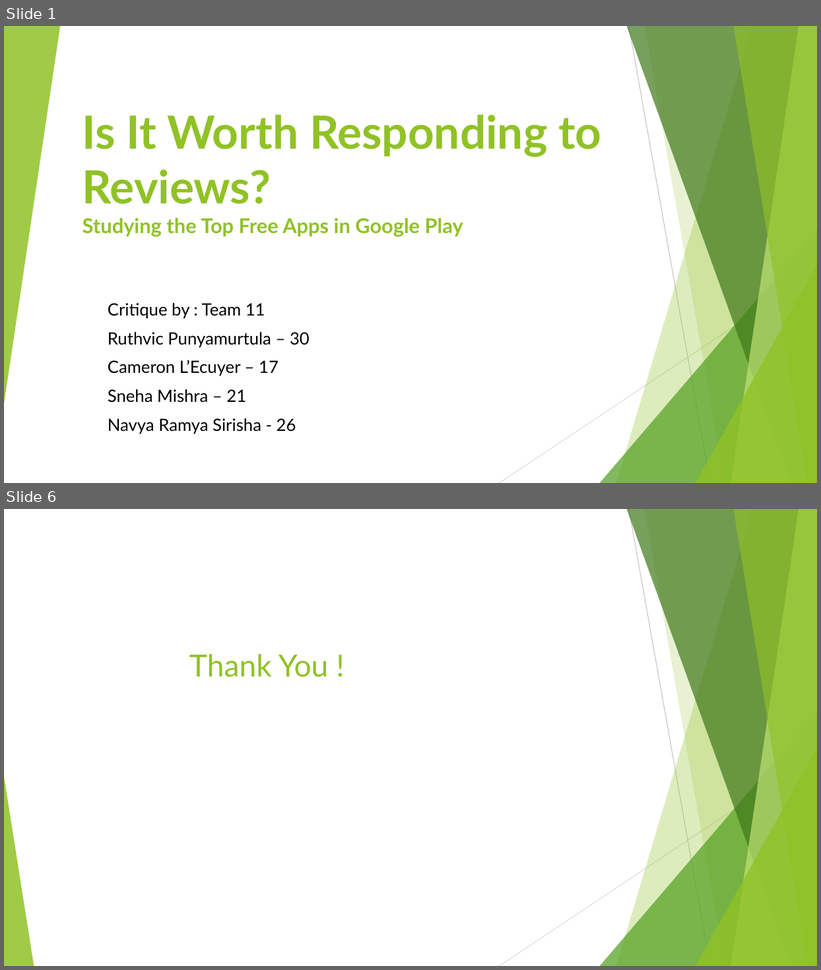
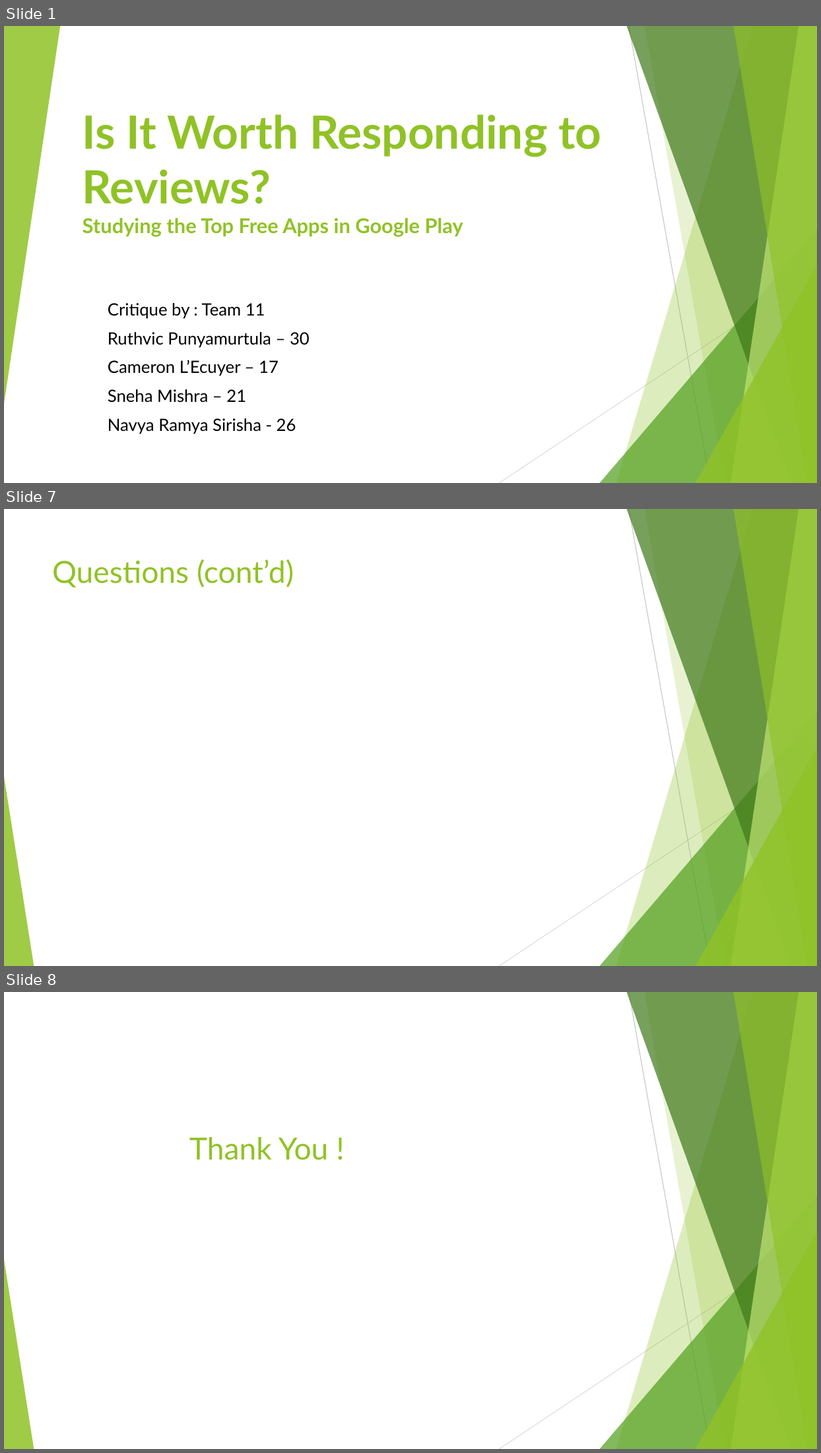
Before and after one commit to Ruthvicp/CS5551_Team_11_Project, a slide deck: Documentation/Critique/Critique.pptx. Shown one above the other, each under a label of ours: slides 1 and 6 before the commit, slides 1, 7 and 8 after it; the slides between them are not shown. The pictures are 821x970 and 821x1453 pixels, drawn with LibreOffice and Linux fonts; fonts in the diff are those of the drawing. Boxes give left, top, right and bottom in pixels: in the first picture for what was removed or moved away, otherwise in the second. Text is boxed around its words. In the diff, an @@ line names an element or a change of style, - is before the commit and + after.

```diff
--- a/Documentation/Critique/Critique.pptx
+++ b/Documentation/Critique/Critique.pptx
@@ slide 7 added at (x1=4, y1=509, x2=817, y2=966), background #FFFFFF; not listed: 10 template elements that a slide beside it also shows @@
@@ title added at (x1=52, y1=559, x2=294, y2=588), 36 pt, text #90C226 @@
+Questions (cont’d)
@@ what was slide 6 is now slide 8 @@
```
Also in this commit, not shown: 1 slide changed, 4 other slides added, 3 slides removed.
